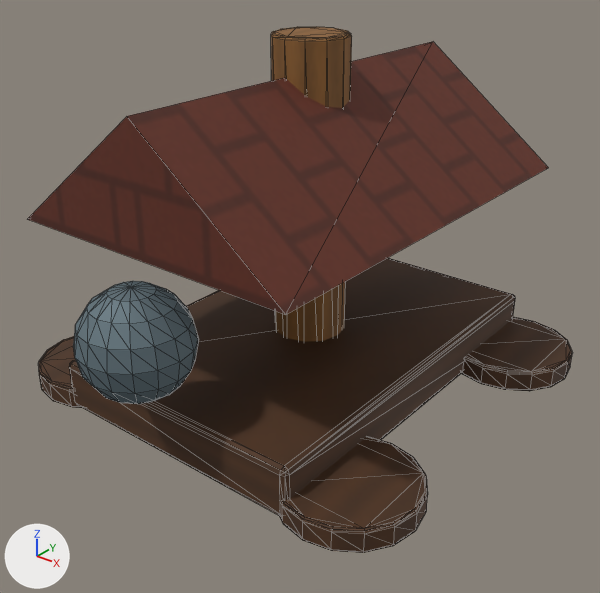
Two versions of the glTF model dist/assets/ram.glb, one commit apart.
The view is the same before and after, from a camera (50 mm lens) standing at (2.07, -2.66, 2.24) and looking at (0.07, -0.15, 0.68). Arrows for +X, +Y and +Z are at lower left; the lights stay in place. The picture after the commit comes second. Mesh edges are drawn as thin lines. Vertices at exactly the same position are counted once.

Names of what the first picture shows: 'ram_skin'.
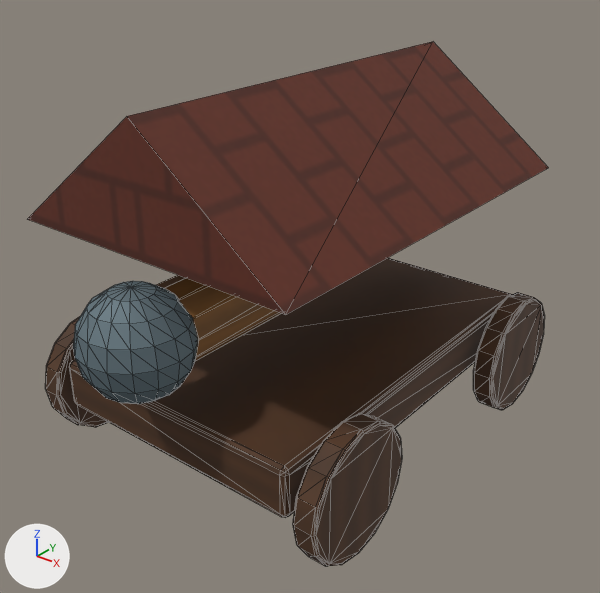
What differs and where, as boxes [x1, y1, x2, y2] in the pictures (600 x 593 px; the box of a moved part takes in the faces that stretch with it):
'ram_skin', reshaped
    before: [28, 27, 572, 553]
    after: [28, 42, 548, 566]
part 1 of me_cube_258, moved or reshaped
    before: [38, 336, 82, 408]
    after: [45, 317, 109, 427]
part 2 of me_cube_258, moved or reshaped
    before: [280, 437, 428, 553]
    after: [293, 413, 402, 566]
part 3 of me_cube_258, moved or reshaped
    before: [462, 317, 572, 391]
    after: [473, 293, 545, 410]
part 4 of me_cube_258, moved or reshaped
    before: [271, 27, 352, 342]
    after: [156, 275, 281, 361]

The change, as a diff of the scene's bpy script:
```diff
--- a/dist/assets/ram.glb.py
+++ b/dist/assets/ram.glb.py
@@ me_cube_258 @@
 # used by ob_ram_skin; location = (0.0, 0.0, 0.0)
-me_cube_258.from_pydata(...)  # 632 vertices, 1232 faces; spans x -0.98..0.98, y -1.22..0.95, z -0.15..1.75
+me_cube_258.from_pydata(...)  # 632 vertices, 1232 faces; spans x -0.75..0.75, y -1.22..0.95, z 0.0..1.6
+# me_cube_258 part 1: the loose piece of 96 vertices spanning x -0.98..-0.42, y -0.93..-0.37, z 0.23..0.33 is multiplied about its middle by the matrix ((0.0, 0.0, 1.0), (1.0, 0.0, 0.0), (0.0, 1.0, 0.0))
+# me_cube_258 part 2: the loose piece of 96 vertices spanning x 0.42..0.98, y -0.93..-0.37, z 0.23..0.33 is multiplied about its middle by the matrix ((0.0, 0.0, 1.0), (1.0, 0.0, 0.0), (0.0, 1.0, 0.0))
+# me_cube_258 part 3: the loose piece of 96 vertices spanning x 0.42..0.98, y 0.37..0.93, z 0.23..0.33 is multiplied about its middle by the matrix ((0.0, 0.0, 1.0), (1.0, 0.0, 0.0), (0.0, 1.0, 0.0))
+# me_cube_258 part 4: the loose piece of 72 vertices spanning x -0.16..0.16, y -0.16..0.16, z -0.15..1.75 is multiplied about its middle by the matrix ((-1.0, 0.0, 0.0), (0.0, 0.0, 1.0), (0.0, 1.0, 0.0))
+# other edits to the shape of me_cube_258 do not show in these pictures
 me_cube_258.materials.append(mat_wood)
```
